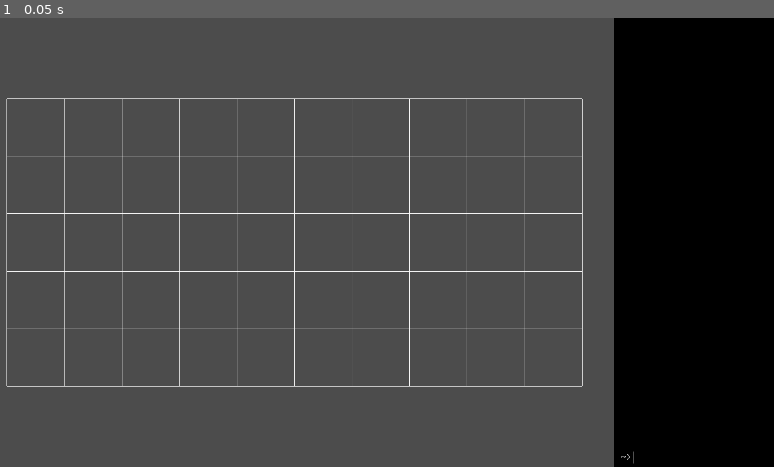
Above: before the commit, frame 1.
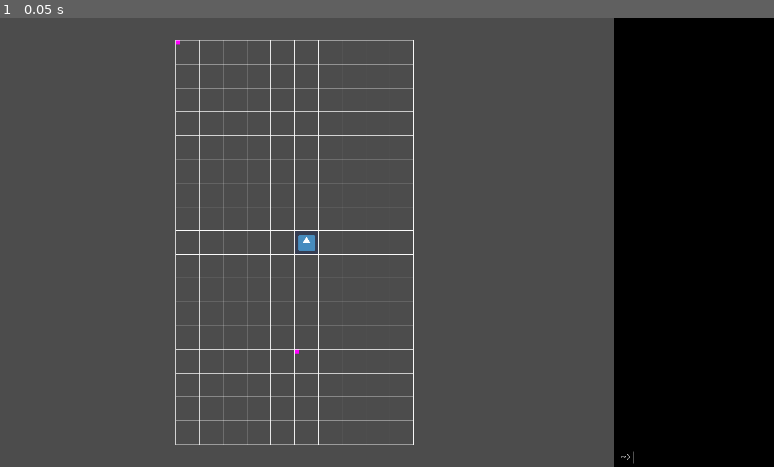
Above: after the commit, the same moment.

Repository: jwikiera/ggj23_root
Game: Godot game, scene res://Scenes/MainScene.tscn
The game is run twice, just before and just after one commit, with the same random seed, the same clock (stepped at 60 frames per second) and the same inputs. The engine's default icon, where the game draws it, is replaced by a stand-in: a white triangle on a blue panel in a dark square.
Inputs:
- Up to frame 1 (0.05 s): no input

The runs differ from the first frame. In frame 1, 3.5% of the frame differs, in the area x 0-76%, y 4-96%.

Commit message:
player movement works, warning if out of bounds

Diff:
--- a/godot_project/Elements/Folder.gd
+++ b/godot_project/Elements/Folder.gd
@@ -11,20 +11,41 @@
 
 var grid = []
 
-
+var player_coords: Vector2
 var _cell_scene
 
 func _ready():
 	print("Folder scene loaded")
+	Commands.connect("move", self, "_on_move_signal")
+	cell_amount_x = 10
+	cell_amount_y = 17
+	player_coords = Vector2(int(cell_amount_x / 2), int(cell_amount_y / 2))
+	Globals.current_folder = self
 	add_child(Globals.console)
+	add_child(Globals.player)
+	Globals.player.set_position(GridUtils.get_physical_coords_of_grid_index(self, player_coords))
+	Globals.player.scale_to_grid()
 	_cell_scene = load("res://Grid/Cell.tscn")
-	cell_amount_x = 10
-	cell_amount_y = 5
 	init_grid()
 	#print_grid_debug()
 
+func draw_rect_at_index(folder: Folder, index: Vector2) -> void:
+	var pos = GridUtils.get_physical_coords_of_grid_index(folder, index)
+	draw_rect(
+		Rect2(
+			pos.x,
+			pos.y,
+			10,
+			10
+		),
+		Color(1, 0, 1)
+	)
+
 func _draw():
 	draw_grid_lines()
+	draw_rect_at_index(self, Vector2(0, 0))
+	draw_rect_at_index(self, Vector2(5, 13))
+
 
 #	var index = Vector2(int(Globals.grid_size_x / 2), int(Globals.grid_size_y / 2))
 #	draw_rect(Rect2(Globals.get_grid_pos_x() + index.x * Globals.get_grid_x_cell_size(),
@@ -149,6 +170,44 @@
 		return children[children.size()-1]
 	return null
 
-# Called every frame. 'delta' is the elapsed time since the previous frame.
-#func _process(delta):
-#	pass
+
+func _on_move_signal(direction: int) -> void:
+	if direction == Commands.DIRS.DIR_UP:
+		if player_coords.y == 0:
+			Globals.console.send_log("RED:Error! Position out of bounds.")
+		else:
+			player_coords.y -= 1
+			Globals.player.set_position(GridUtils.get_physical_coords_of_grid_index(self, player_coords))
+			Globals.player.scale_to_grid()
+	if direction == Commands.DIRS.DIR_DOWN:
+		if player_coords.y == cell_amount_y - 1:
+			Globals.console.send_log("RED:Error! Position out of bounds.")
+		else:
+			player_coords.y += 1
+			Globals.player.set_position(GridUtils.get_physical_coords_of_grid_index(self, player_coords))
+			Globals.player.scale_to_grid()
+	if direction == Commands.DIRS.DIR_LEFT:
+		if player_coords.x == 0:
+			Globals.console.send_log("RED:Error! Position out of bounds.")
+		else:
+			player_coords.x -= 1
+			Globals.player.set_position(GridUtils.get_physical_coords_of_grid_index(self, player_coords))
+			Globals.player.scale_to_grid()
+	if direction == Commands.DIRS.DIR_RIGHT:
+		if player_coords.x == cell_amount_x - 1:
+			Globals.console.send_log("RED:Error! Position out of bounds.")
+		else:
+			player_coords.x += 1
+			Globals.player.set_position(GridUtils.get_physical_coords_of_grid_index(self, player_coords))
+			Globals.player.scale_to_grid()
+
+#	if direction == Commands.DIRS.DIR_UP:
+#		velocity.y = -64
+#	if direction == Commands.DIRS.DIR_DOWN:
+#		velocity.y = 64
+#	if direction == Commands.DIRS.DIR_LEFT:
+#		velocity.x = -64
+#	if direction == Commands.DIRS.DIR_RIGHT:
+#		velocity.x = 64
+#	move_and_collide(velocity)
+#	velocity = Vector2.ZERO
--- a/godot_project/Player/Player.gd
+++ b/godot_project/Player/Player.gd
@@ -4,28 +4,35 @@
 var sprite_node: Sprite
 
 func _ready():
-	Commands.connect("move", self, "_on_move_signal")
 	sprite_node = get_node("Sprite")
-	move_to_grid_center()
-	scale_self_to_grid()
+	#move_to_grid_center()
+	#scale_self_to_grid()
 	#print(Globals.get_index_from_physical_coords(Vector2(500, 500)))
 
-func scale_self_to_grid():
+func scale_to_grid():
+	print("scaling player")
 	var sprite_size: int = sprite_node.texture.get_width()
-	var ratio: float = float(sprite_size) / Globals.get_grid_x_cell_size()
+	var ratio: float = float(sprite_size) / GridUtils.get_grid_x_cell_size(Globals.current_folder)
 	sprite_node.scale.x = 1 / ratio
 	sprite_node.scale.y = 1 / ratio
 
 	var last_pos: Vector2 = self.get_position()
 	#print("ratio: %f" % ratio)
-	last_pos.x -= (float(sprite_size) - Globals.get_grid_x_cell_size()) / 2
-	last_pos.y -= (float(sprite_size) - Globals.get_grid_x_cell_size()) / 2
+	last_pos.x -= (float(sprite_size) - GridUtils.get_grid_x_cell_size(Globals.current_folder)) / 2
+	last_pos.y -= (float(sprite_size) - GridUtils.get_grid_x_cell_size(Globals.current_folder)) / 2
 	self.set_position(last_pos)
 
 func move_to_grid_center():
 	#print("hello from player.gd")
 	#print(Globals.get_physical_coords_of_grid_index(Vector2(int(Globals.grid_size_x / 2), int(Globals.grid_size_y / 2))))
-	self.set_position(Globals.get_physical_coords_of_grid_index(Vector2(int(Globals.grid_size_x / 2), int(Globals.grid_size_y / 2))))
+	self.set_position(
+		GridUtils.get_physical_coords_of_grid_index(
+			Globals.current_folder,
+			Vector2(
+				int(Globals.current_folder.cell_amount_x / 2),
+				int(Globals.current_folder.cell_amount_y / 2))
+			)
+		)
 
 func _physics_process(delta):
 	pass
@@ -50,38 +57,3 @@
 		self.get_position().x + sprite_size_x * sprite_node.scale.x,
 		self.get_position().y + sprite_size_y * sprite_node.scale.y
 	)
-
-func _on_move_signal(direction: int) -> void:
-	print("my position:")
-	print(self.get_position())
-	print("my_center")
-	print(get_self_center())
-	var current_index: Vector2 = Globals.get_index_from_physical_coords(get_self_center())
-	print("got current index:")
-	print(current_index)
-	print("starting x index:")
-	print(Globals.get_grid_pos_x())
-	print("x size:")
-	print(Globals.grid_size_x)
-	print(Globals.get_grid_x_cell_size())
-	if direction == Commands.DIRS.DIR_UP:
-		var new_index: Vector2 = Vector2(current_index.x, current_index.y - 1)
-		self.set_position(Globals.get_physical_coords_of_grid_index(new_index))
-		#velocity.y = -64
-	if direction == Commands.DIRS.DIR_DOWN:
-		velocity.y = 64
-	if direction == Commands.DIRS.DIR_LEFT:
-		velocity.x = -64
-	if direction == Commands.DIRS.DIR_RIGHT:
-		velocity.x = 64
-
-#	if direction == Commands.DIRS.DIR_UP:
-#		velocity.y = -64
-#	if direction == Commands.DIRS.DIR_DOWN:
-#		velocity.y = 64
-#	if direction == Commands.DIRS.DIR_LEFT:
-#		velocity.x = -64
-#	if direction == Commands.DIRS.DIR_RIGHT:
-#		velocity.x = 64
-#	move_and_collide(velocity)
-#	velocity = Vector2.ZERO
--- a/godot_project/Scripts/Console.gd
+++ b/godot_project/Scripts/Console.gd
@@ -3,6 +3,7 @@
 
 var input_node: LineEdit
 
+var message_history = []
 var command_history = []
 var command_history_index
 
@@ -60,7 +61,7 @@
 		Globals.get_console_width(),
 		get_viewport().size.y)
 	draw_rect(console_rect, Globals.console_color)
-	draw_console_history()
+	draw_message_history()
 	draw_invite()
 	#print("we are drawing lol")
 
@@ -70,6 +71,10 @@
 	print("Console text entered: %s" % new_text)
 	if len(new_text) == 0:
 		return
+
+	command_history.append(new_text)
+	message_history.append(new_text)
+
 	input_node.clear()
 
 	var tlower: String = new_text.to_lower()
@@ -85,13 +90,6 @@
 	elif tlower == "move right":
 		Commands.command_right()
 
-	if new_text.begins_with('l'):
-		command_history.append("RED:" + new_text)
-	elif new_text.begins_with('a'):
-		command_history.append("GREEN:" + new_text)
-	else:
-		command_history.append(new_text)
-
 func get_color(command: String) -> Color:
 	for key in Globals.COLORS.keys():
 		if command.begins_with(key + ':'):
@@ -105,12 +103,12 @@
 	return command
 
 
-func draw_console_history():
-	var command_height: float = get_viewport().size.y - input_node.rect_size.y - Globals.console_font.get_height()
-	for i in range(len(command_history)):
-		var command: String = command_history[len(command_history) - 1 - i]
-		draw_string(Globals.console_font, Vector2(get_console_x() + invite_len(), command_height), get_text(command), get_color(command))
-		command_height -= (Globals.console_font.get_height() + 2)
+func draw_message_history():
+	var msg_height: float = get_viewport().size.y - input_node.rect_size.y - Globals.console_font.get_height()
+	for i in range(len(message_history)):
+		var command: String = message_history[len(message_history) - 1 - i]
+		draw_string(Globals.console_font, Vector2(get_console_x() + invite_len(), msg_height), get_text(command), get_color(command))
+		msg_height -= (Globals.console_font.get_height() + 2)
 
 
 func invite_len() -> float:
@@ -118,3 +116,6 @@
 
 func draw_invite():
 	draw_string(Globals.console_font, Vector2(get_console_x(), get_viewport().size.y - Globals.console_font.get_height() / 2), Globals.invite_text)
+
+func send_log(log_text: String):
+	message_history.append(log_text)
--- a/godot_project/Scripts/MainScene.gd
+++ b/godot_project/Scripts/MainScene.gd
@@ -8,22 +8,8 @@
 
 # Called when the node enters the scene tree for the first time.
 func _ready():
-#	var console_ = load("res://Scenes/Console.tscn")
-#	var console = console_.instance()
-#
 
 	var folder_ = load("res://Elements/Folder.tscn")
-	var folder = folder_.instance()
+	#var folder = folder_.instance()
+	#Globals.current_folder = folder_
 	get_tree().change_scene_to(folder_)
-
-
-#	var console = load("res://Scenes/Console.tscn").instance()
-#	var folder = load("res://Elements/Folder.tscn").instance()
-#	folder.add_child(console)
-#	get_tree().root.add_child(folder)
-#	get_tree().change_scene_to(null)
-
-
-# Called every frame. 'delta' is the elapsed time since the previous frame.
-#func _process(delta):
-#	pass
--- a/godot_project/Singletons/Globals.gd
+++ b/godot_project/Singletons/Globals.gd
@@ -2,6 +2,7 @@
 
 
 var console
+var player
 var current_folder: Folder
 
 
@@ -31,6 +32,7 @@
 	console_font.font_data = load("res://Fonts/Calculator.ttf")
 	console_font.size = console_font_size
 	console = load("res://Scenes/Console.tscn").instance()
+	player = load("res://Player/Player.tscn").instance()
 	#print(console_font.size)
 
 func get_console_width() -> float:
